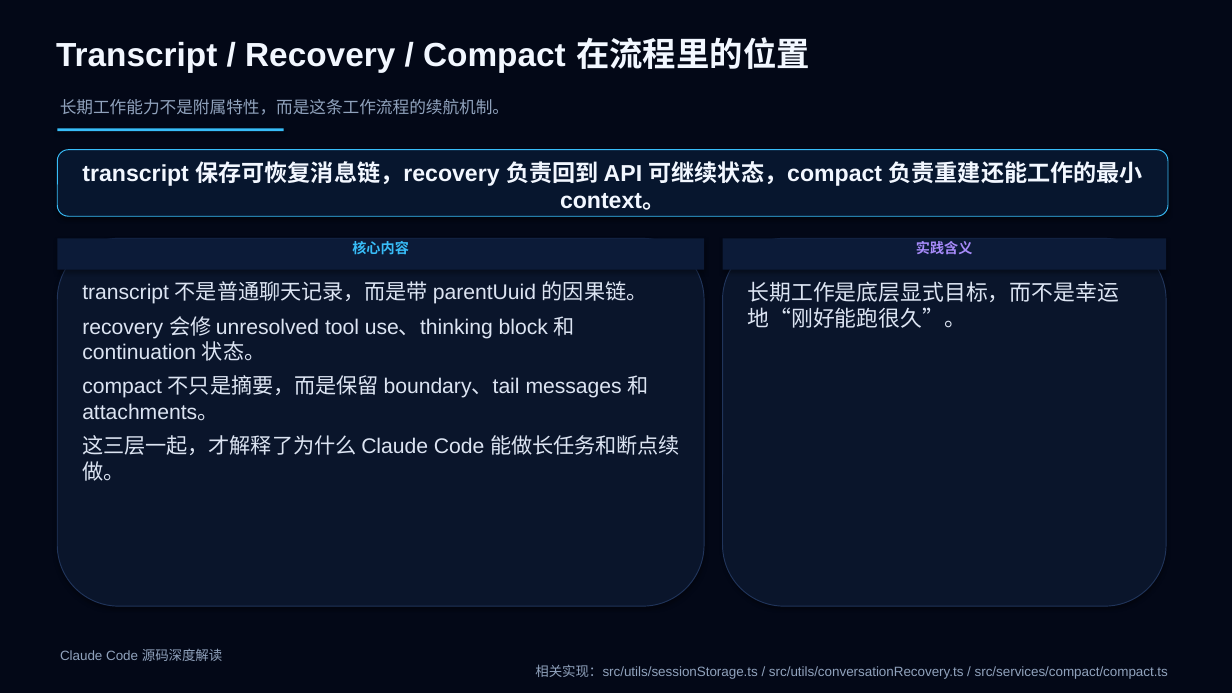
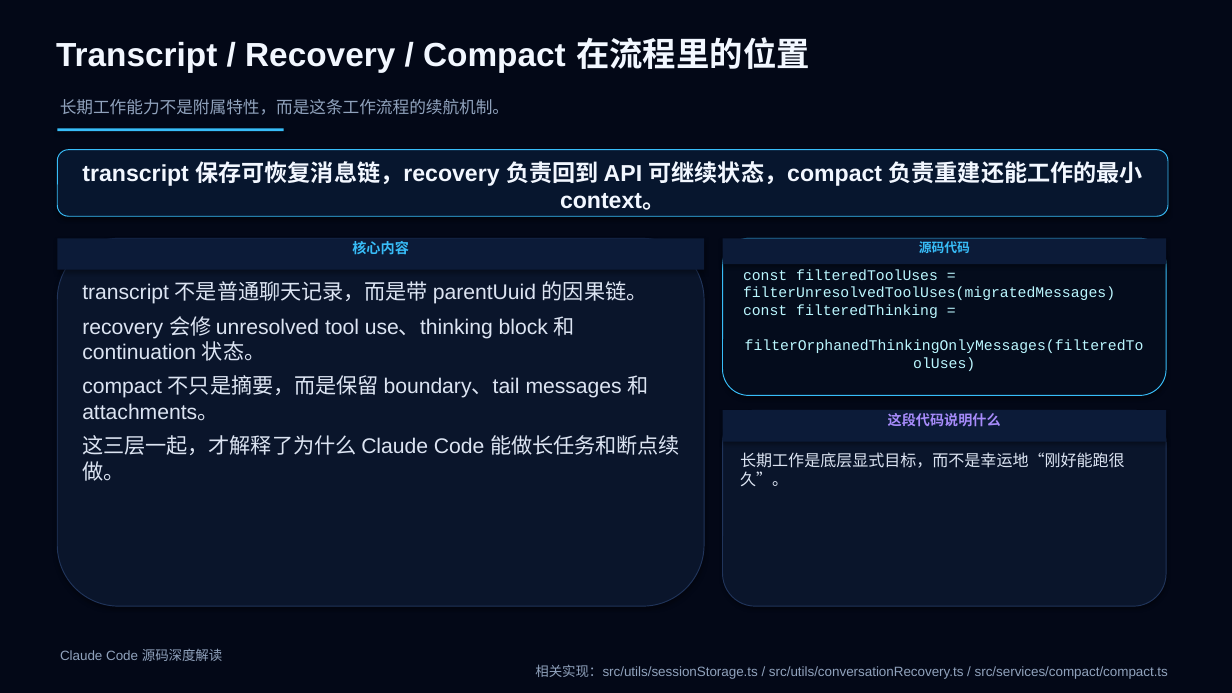
Before and after one commit to boboliu-1010/ccode, a slide deck: slide 16 of docs/zh/10-Claude Code 源码深度解读.pptx. Drawn at 1232x693 pixels with LibreOffice and Linux fonts; fonts in the diff are those of the drawing. Boxes give left, top, right and bottom in pixels: in the first picture for what was removed or moved away, otherwise in the second. Text is boxed around its words. In the diff, an @@ line names an element or a change of style, - is before the commit and + after.

```diff
--- a/docs/zh/10-Claude Code 源码深度解读.pptx
+++ b/docs/zh/10-Claude Code 源码深度解读.pptx
@@ rectangle "源码代码": place and size @@
-rectangle "源码代码" at bbox=[723, 238, 1166, 270]
+rectangle "源码代码" at bbox=[723, 238, 1166, 264]
@@ rounded rectangle added at bbox=[723, 238, 1166, 396], fill #040C1C, outline #38BDF8 0.75 pt, 11.5 pt, text #BBF7FF @@
+const filteredToolUses = filterUnresolvedToolUses(migratedMessages)
+const filteredThinking =
+filterOrphanedThinkingOnlyMessages(filteredToolUses)
@@ text in rectangle at bbox=[919, 241, 970, 253]: text changed; size 11 to 10 pt; font Arial to Courier New; text colour #A78BFA to #38BDF8 @@
-实践含义
+源码代码
@@ rounded rectangle: place and size @@
-rounded rectangle at bbox=[723, 238, 1166, 606]
+rounded rectangle at bbox=[723, 410, 1166, 606]
@@ rectangle added at bbox=[723, 410, 1166, 442], fill #0C1B38, 11 pt, text #A78BFA, bold @@
+这段代码说明什么
@@ text "长期工作是底层显式目标，而不是幸运地“刚好能跑很久”。": place and size @@
-text "长期工作是底层显式目标，而不是幸运地“刚好能跑很久”。" at bbox=[748, 281, 1120, 328]
+text "长期工作是底层显式目标，而不是幸运地“刚好能跑很久”。" at bbox=[740, 452, 1124, 486]
@@ text "长期工作是底层显式目标，而不是幸运地“刚好能跑很久”。" at bbox=[740, 452, 1124, 486]: size 17 to 12.5 pt @@
```
Also in this commit, not shown: 10 other slides changed, 1 other file.
